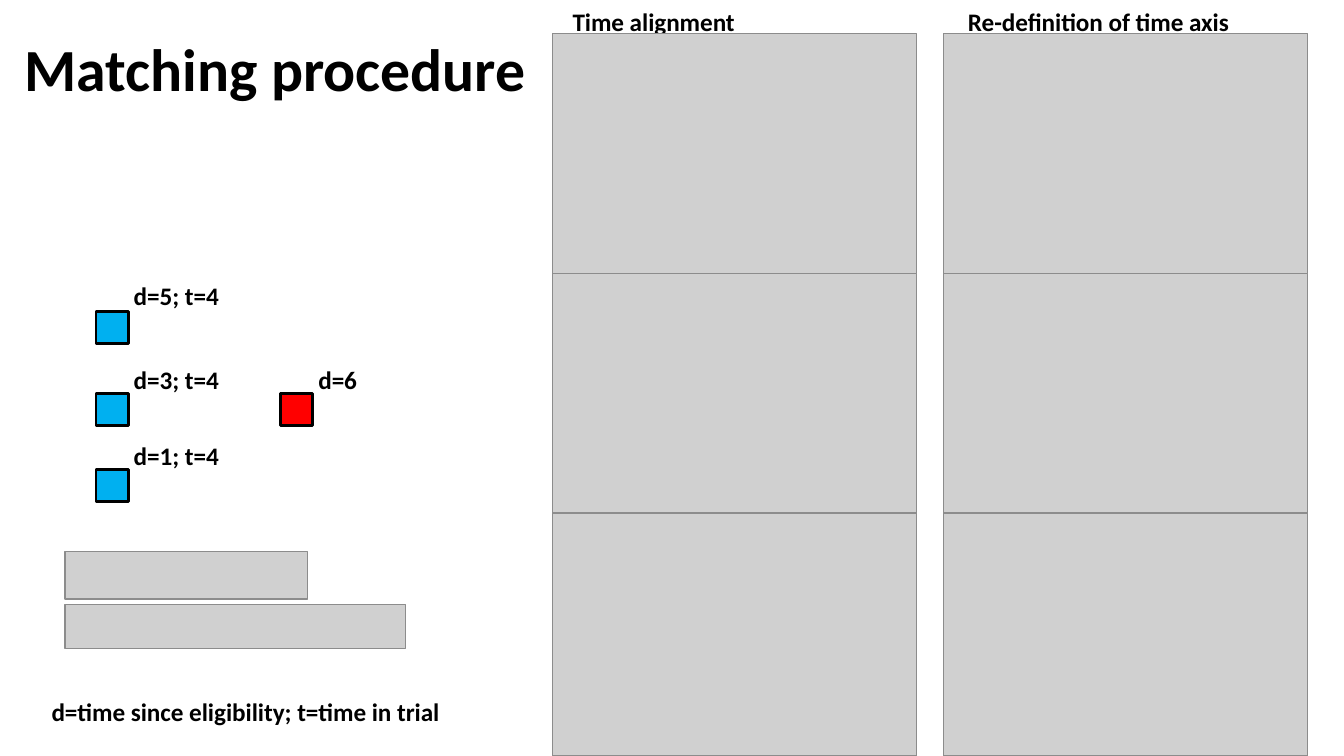
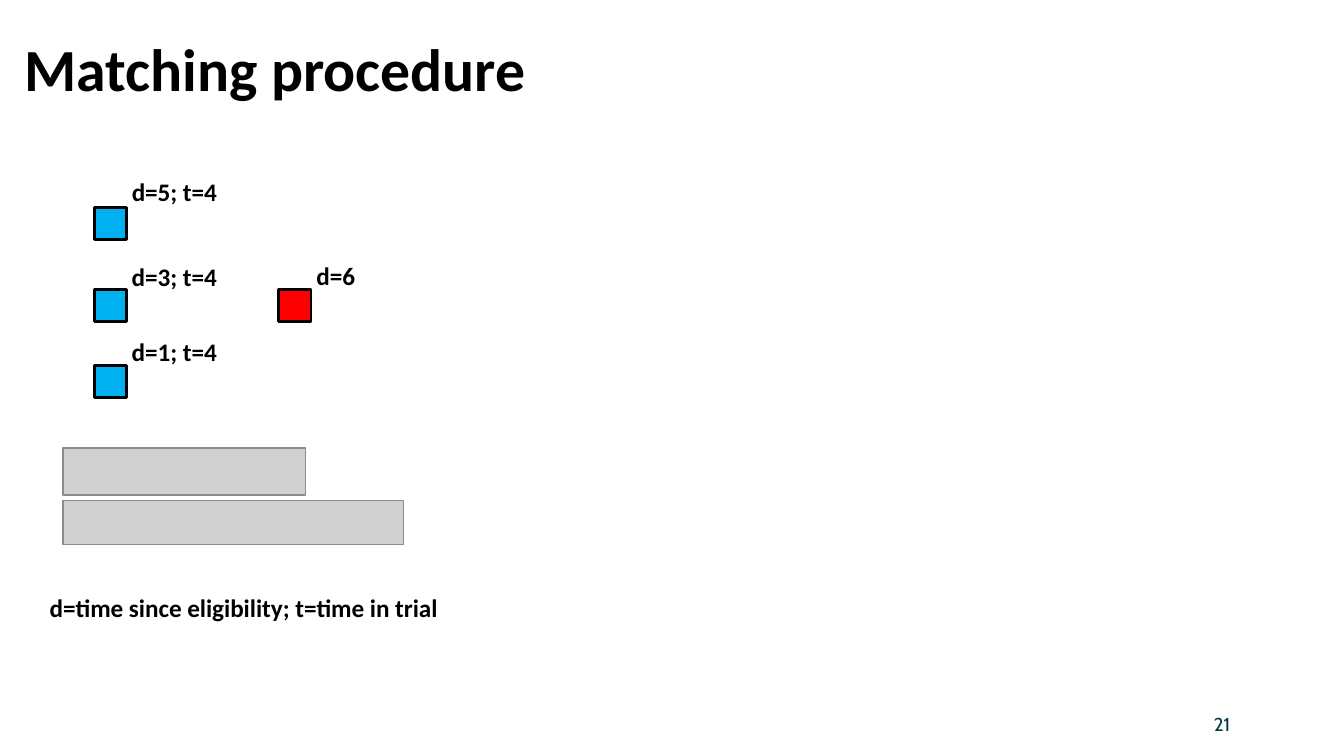
Before and after one commit to egonzato/PortfolioSetUp, a slide deck: slide 21 of public/assessing_comparability_sat_anchoring_eg_submission.pptx (slide 19 before the commit). Drawn at 1344x756 pixels with LibreOffice and Linux fonts; fonts in the diff are those of the drawing; grey boxes stand for pictures; background and template pictures are left out. Boxes give left, top, right and bottom in pixels: in the first picture for what was removed or moved away, otherwise in the second. Text is boxed around its words. In the diff, an @@ line names an element or a change of style, - is before the commit and + after.

Commit message:
changed presentations

```diff
--- a/public/assessing_comparability_sat_anchoring_eg_submission.pptx
+++ b/public/assessing_comparability_sat_anchoring_eg_submission.pptx
@@ text removed at <box>573,11,735,34</box> @@
-Time alignment
@@ text removed at <box>968,11,1229,34</box> @@
-Re-definition of time axis
@@ picture removed at <box>552,34,917,277</box> @@
@@ picture removed at <box>943,34,1308,277</box> @@
@@ 2 pictures, 2 texts: place and size @@
-2 pictures, 2 texts at <box>52,371,439,726</box>
+2 pictures, 2 texts at <box>50,267,437,622</box>
@@ 4 rectangles, 3 texts: place and size @@
-4 rectangles, 3 texts at <box>97,287,313,501</box>
+4 rectangles, 3 texts at <box>94,183,310,398</box>
@@ picture removed at <box>552,273,917,516</box> @@
@@ picture removed at <box>943,273,1308,516</box> @@
@@ picture removed at <box>552,513,917,756</box> @@
@@ picture removed at <box>943,513,1308,756</box> @@
@@ page number added at <box>1214,717,1230,731</box>, 10 pt, text #003741 @@
+21
```
Also in this commit, not shown: 5 other slides changed, 5 slides added, 1 other file.
